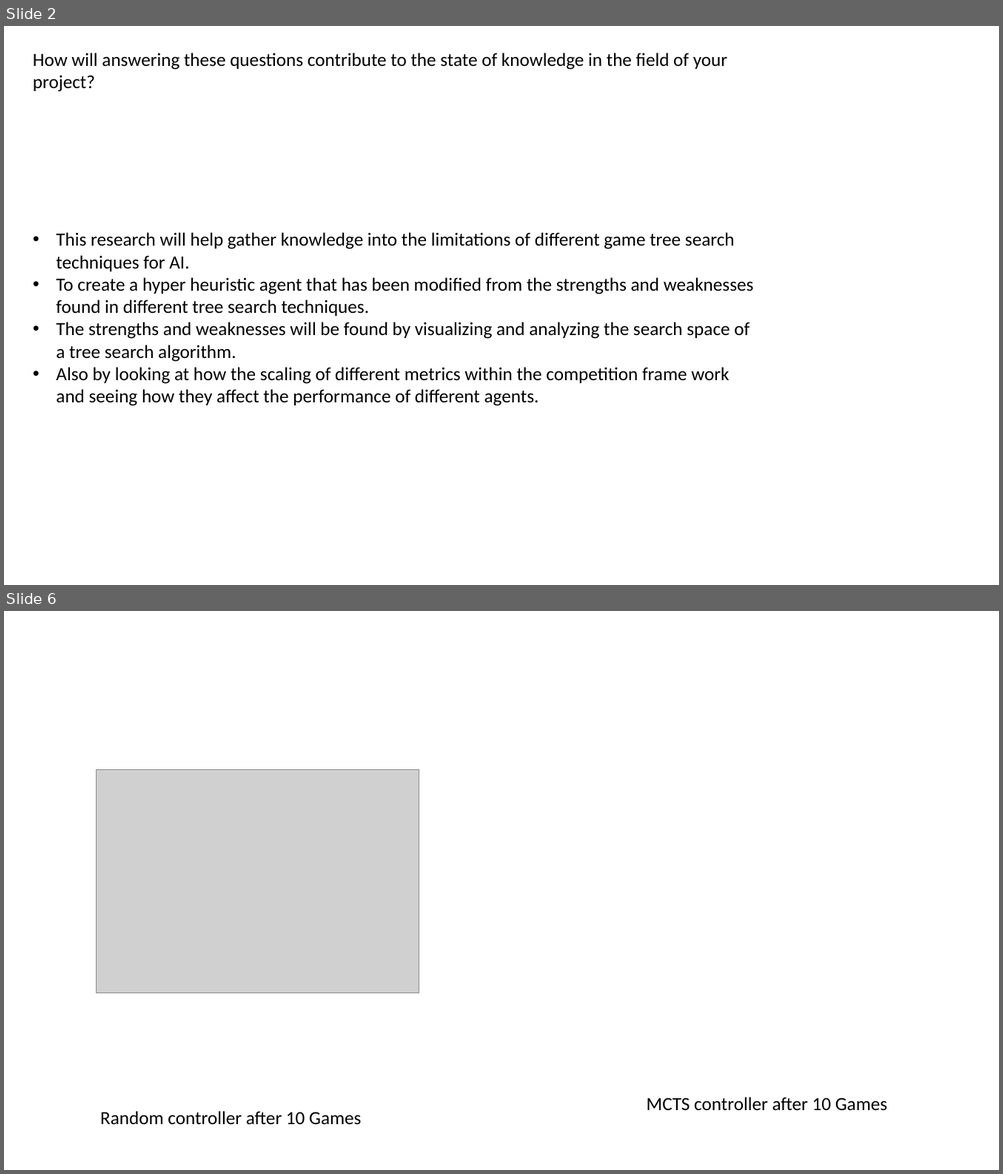
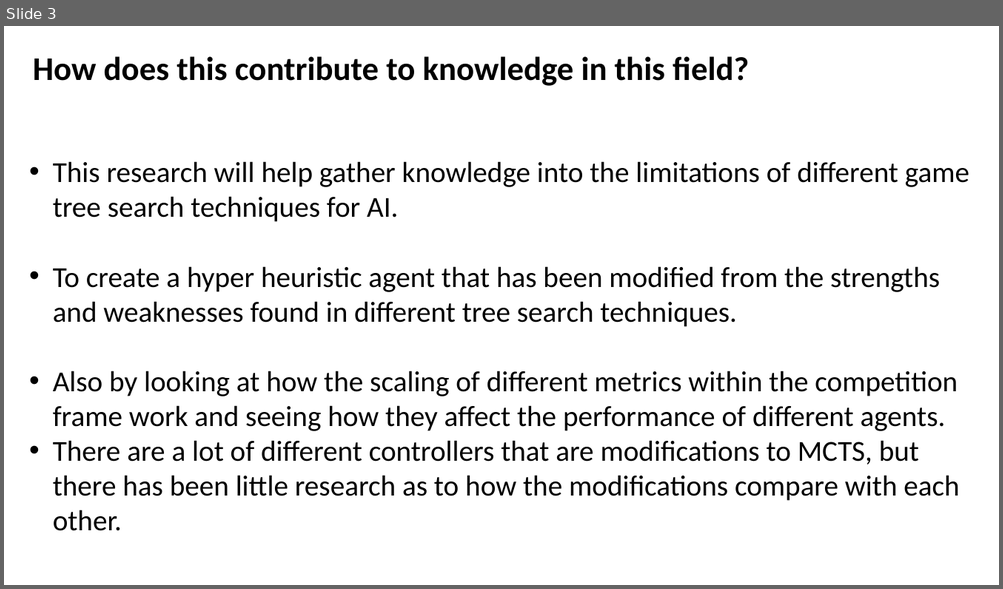
Before and after one commit to Alli1223/comp320-comp360-dissertation, a slide deck: Presentations/Findings Presentation/Findings.pptx. Shown one above the other, each under a label of ours: slides 2 and 6 before the commit, slide 3 after it; the slides between them are not shown. The pictures are 1003x1174 and 1003x589 pixels, drawn with LibreOffice and Linux fonts; fonts in the diff are those of the drawing; grey boxes stand for pictures. Boxes give left, top, right and bottom in pixels: in the first picture for what was removed or moved away, otherwise in the second. Text is boxed around its words. In the diff, an @@ line names an element or a change of style, - is before the commit and + after.

```diff
--- a/Presentations/Findings Presentation/Findings.pptx
+++ b/Presentations/Findings Presentation/Findings.pptx
@@ slide 6 removed at <box>4,611,999,1170</box>, background #FFFFFF @@
@@ picture removed at <box>96,769,419,993</box> @@
@@ text removed at <box>646,1097,887,1111</box> @@
-MCTS controller after 10 Games
@@ text removed at <box>100,1111,361,1125</box> @@
-Random controller after 10 Games
@@ what was slide 2 is now slide 3 @@
@@ slide 3 changed as well @@
@@ text at <box>33,56,748,86</box>: text changed; size 18 to 32 pt; bold on @@
-How will answering these questions contribute to the state of knowledge in the field of your project?
+How does this contribute to knowledge in this field?
@@ text "This research will help gather ...": place and size @@
-text "This research will help gather ..." at <box>56,232,754,406</box>
+text "This research will help gather ..." at <box>53,161,969,531</box>
@@ text at <box>53,161,969,432</box>: size 18 to 28 pt in "This research will help gather knowledge into ...", "To create a hyper heuristic agent that ...", "Also by looking at how the scaling ..." @@
@@ text at <box>56,322,749,362</box>: paragraph removed @@
-• The strengths and weaknesses will be found by visualizing and analyzing the search space of a tree search algorithm.
@@ text at <box>53,440,959,531</box>: paragraph added @@
+• There are a lot of different controllers that are modifications to MCTS, but there has been little research as to how the modifications compare with each other.
```
Also in this commit, not shown: 3 other slides changed, 6 slides added, 4 other slides removed, 13 other files.
